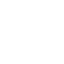
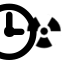
Two versions of the same layered image (w=64, h=64). Layer-by-layer changes:
added layer "Ebene #7" above "Ebene #6" over [0, 3, 37, 60]
hid "Ebene #6", painted on it over [4, 3, 60, 60]
added layer "Eingefügte Ebene-Kopie" above "Ebene #5" over [26, 13, 62, 49]
